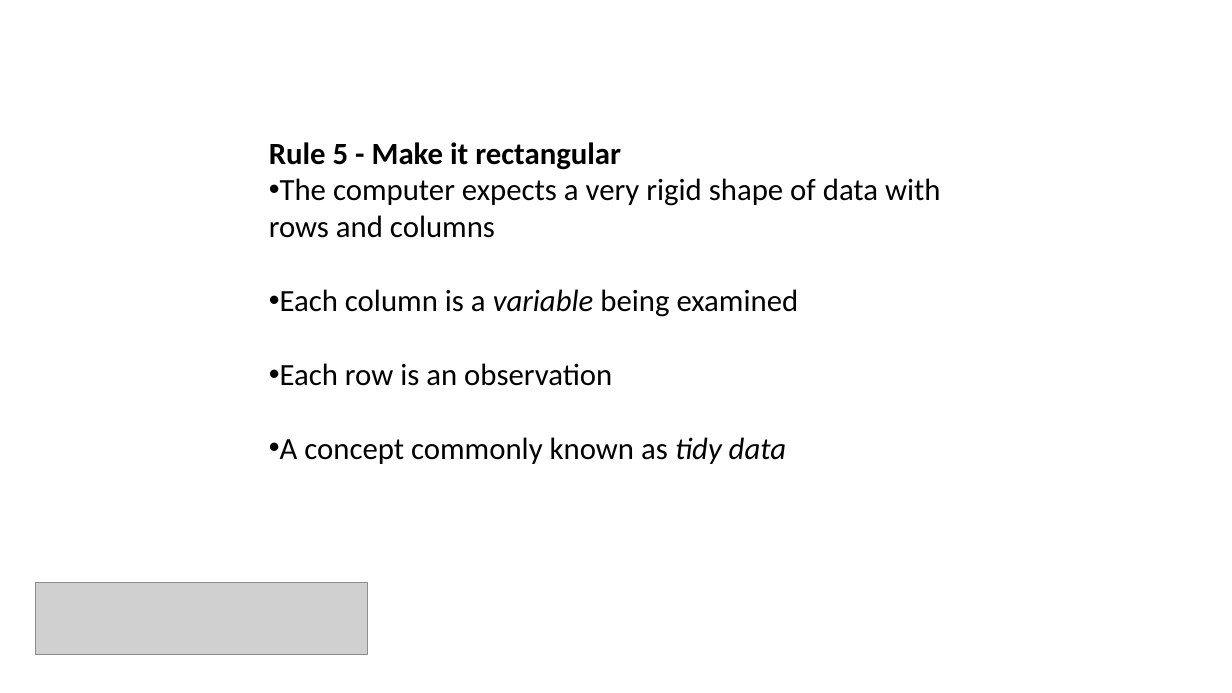
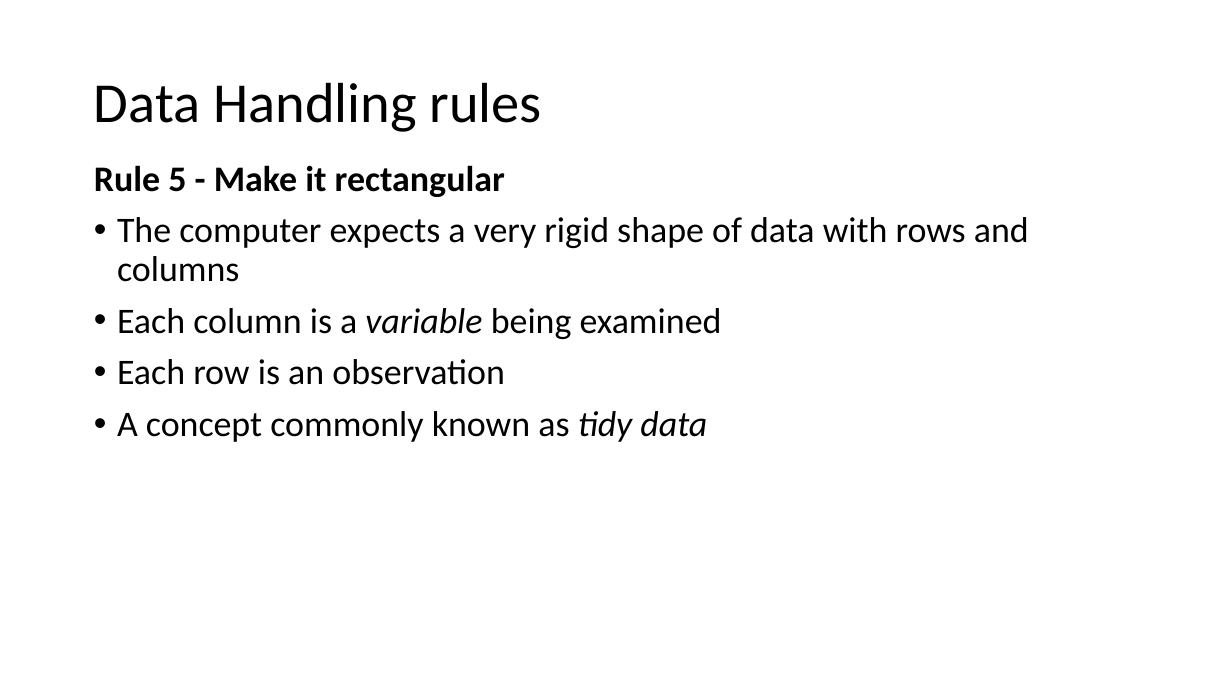
Before and after one commit to bioinformatics-core-shared-training/Managing-your-research-data, a slide deck: slide 19 of data_formatting.pptx (slide 21 before the commit). Drawn at 1232x693 pixels with LibreOffice and Linux fonts; fonts in the diff are those of the drawing; grey boxes stand for pictures; background and template pictures are left out. Boxes give left, top, right and bottom in pixels: in the first picture for what was removed or moved away, otherwise in the second. Text is boxed around its words. In the diff, an @@ line names an element or a change of style, - is before the commit and + after.

Commit message:
Update data formatting slides

```diff
--- a/data_formatting.pptx
+++ b/data_formatting.pptx
@@ title added at [94,82,542,132], 44 pt, text #000000 @@
+Data Handling rules
@@ text "Rule 5 - Make it ...": place and size @@
-text "Rule 5 - Make it ..." at [269,142,941,464]
+text "Rule 5 - Make it ..." at [94,165,1029,442]
@@ text "Rule 5 - Make it ..." at [94,165,1029,442]: size 24 to 28 pt; line spacing 1 to 0.9; more space between paragraphs; indent changed @@
@@ picture removed at [36,582,368,655] @@
```
Also in this commit, not shown: 17 other slides changed, 7 slides added, 13 slides removed, 5 other files.
